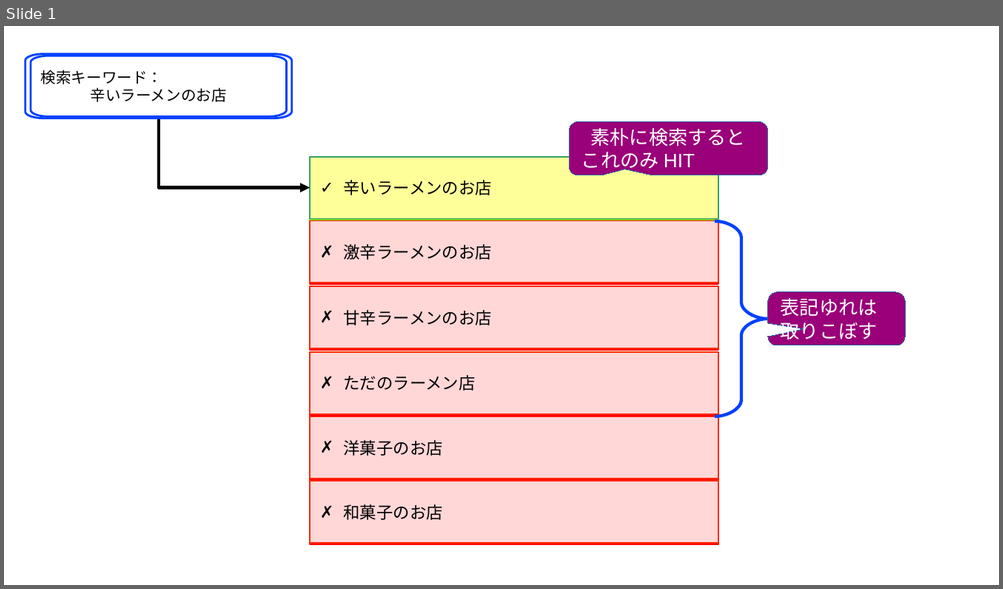
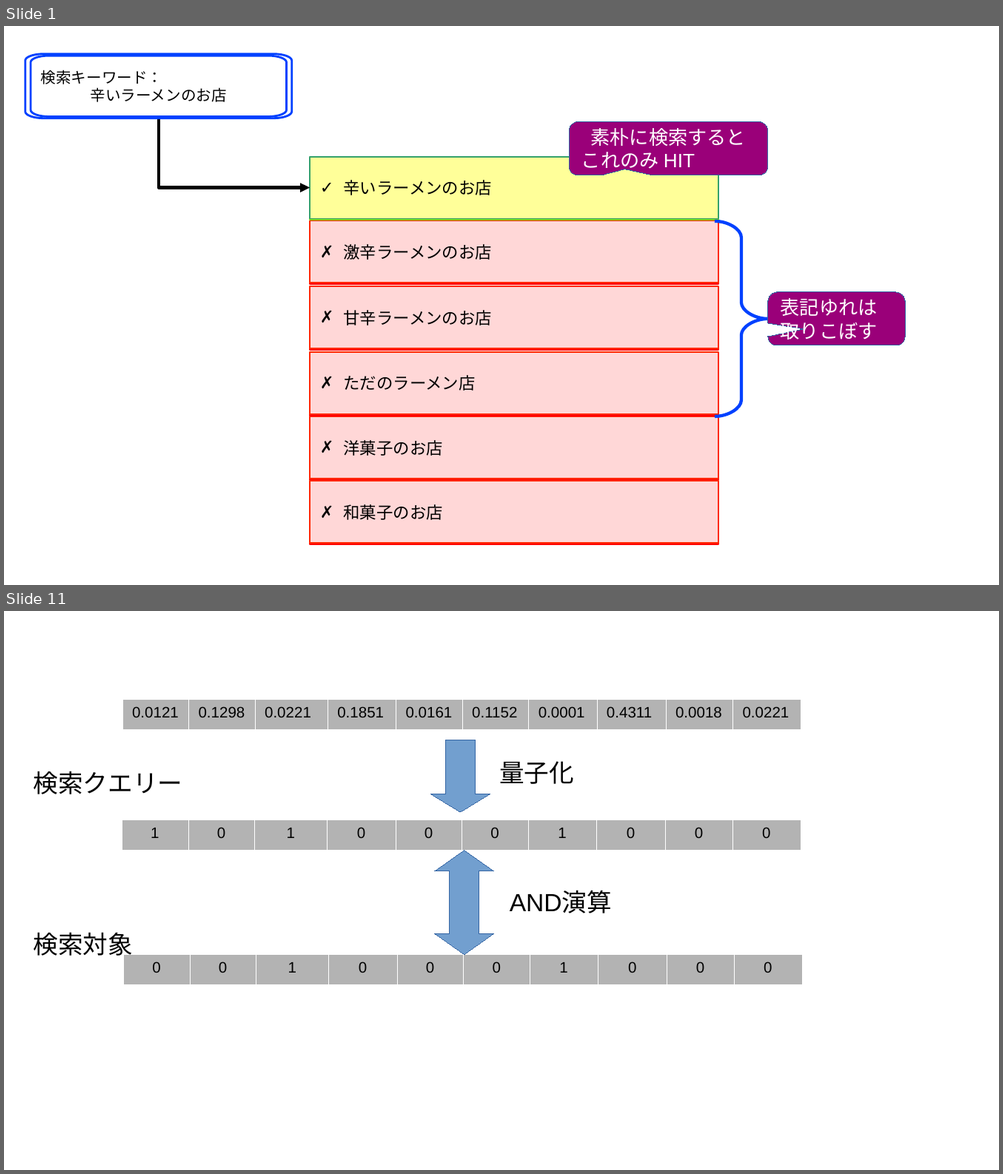
Before and after one commit to komainu8/rabbit-slide-komainu8-postgresql-conference-japan-2025, a slide deck: images.odp. Shown one above the other, each under a label of ours: slide 1 before the commit, slides 1 and 11 after it; the slides between them are not shown. The pictures are 1003x589 and 1003x1174 pixels, drawn with LibreOffice and Linux fonts; fonts in the diff are those of the drawing. Boxes give left, top, right and bottom in pixels: in the first picture for what was removed or moved away, otherwise in the second. Text is boxed around its words. In the diff, an @@ line names an element or a change of style, - is before the commit and + after.

```diff
--- a/images.odp
+++ b/images.odp
@@ slide 11 added at (4, 611, 999, 1170), background #FFFFFF @@
@@ table added at (122, 700, 802, 841), 1 rows, 10 columns @@
+0.0121 | 0.1298 | 0.0221 | 0.1851 | 0.0161 | 0.1152 | 0.0001 | 0.4311 | 0.0018 | 0.0221
@@ down arrow added at (431, 741, 489, 812), fill #729FCF, outline #3465A4 0 pt @@
@@ text added at (499, 761, 574, 784), 18 pt, text #000000 @@
+量子化
@@ text added at (34, 771, 183, 795), 18 pt, text #000000 @@
+検索クエリー
@@ table added at (122, 820, 802, 851), 1 rows, 10 columns @@
+1 | 0 | 1 | 0 | 0 | 0 | 1 | 0 | 0 | 0
@@ up down arrow added at (435, 851, 493, 955), fill #729FCF, outline #3465A4 0 pt @@
@@ text added at (509, 891, 612, 914), 18 pt, text #000000 @@
+AND演算
@@ text added at (34, 932, 133, 960), 18 pt, text #000000 @@
+検索対象
@@ table added at (123, 955, 804, 986), 1 rows, 10 columns @@
+0 | 0 | 1 | 0 | 0 | 0 | 1 | 0 | 0 | 0
```
Also in this commit, not shown: 7 slides changed, 4 other slides added, 1 slide removed.
